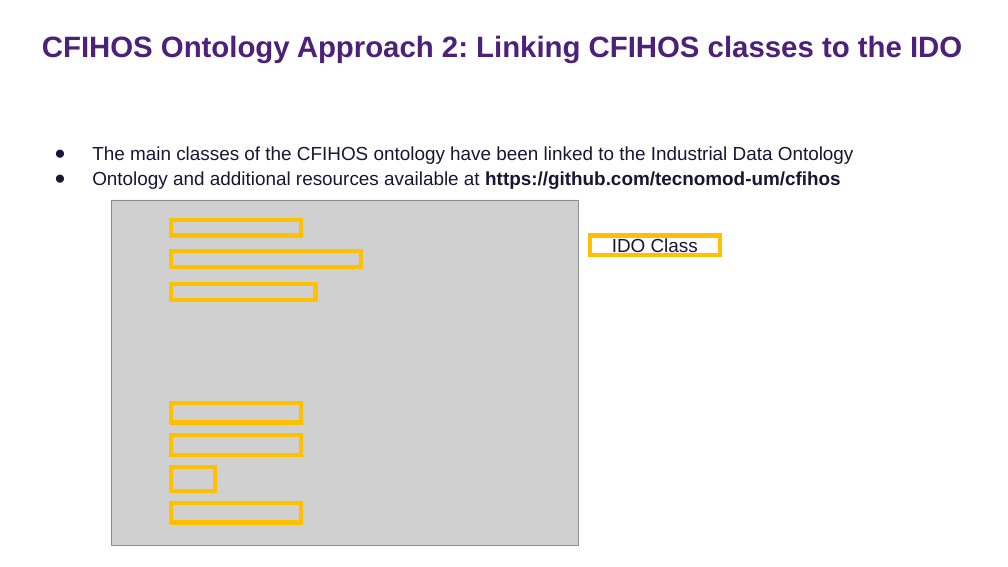
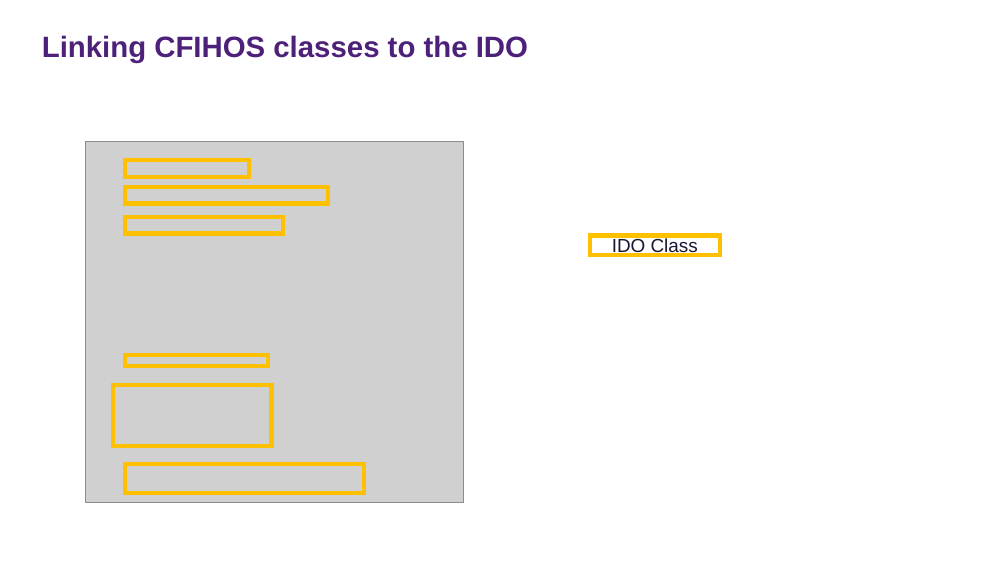
Before and after one commit to tecnomod-um/cfihos, a slide deck: slide 15 of docs/cfihos-ontology.pptx (slide 17 before the commit). Drawn at 1008x567 pixels with LibreOffice and Linux fonts; fonts in the diff are those of the drawing; grey boxes stand for pictures. Boxes give left, top, right and bottom in pixels: in the first picture for what was removed or moved away, otherwise in the second. Text is boxed around its words. In the diff, an @@ line names an element or a change of style, - is before the commit and + after.

```diff
--- a/docs/cfihos-ontology.pptx
+++ b/docs/cfihos-ontology.pptx
@@ title at (42,35,528,63): text changed @@
-CFIHOS Ontology Approach 2: Linking CFIHOS classes to the IDO
+Linking CFIHOS classes to the IDO
@@ picture: place and size @@
-picture at (111,200,578,546)
+picture at (85,141,464,503)
@@ text removed at (92,146,854,189) @@
-● The main classes of the CFIHOS ontology have been linked to the Industrial Data Ontology
-● Ontology and additional resources available at https://github.com/tecnomod-um/cfihos
@@ rectangle: place and size @@
-rectangle at (171,220,301,236)
+rectangle at (125,160,249,177)
@@ rectangle: place and size @@
-rectangle at (171,252,361,268)
+rectangle at (125,188,328,203)
@@ rectangle: place and size @@
-rectangle at (171,284,315,300)
+rectangle at (125,218,283,234)
@@ rectangle: place and size @@
-rectangle at (171,403,301,423)
+rectangle at (125,355,268,366)
@@ rectangle: place and size @@
-rectangle at (171,436,301,455)
+rectangle at (113,385,271,446)
@@ rectangle: place and size @@
-rectangle at (171,503,301,523)
+rectangle at (125,464,364,493)
@@ rectangle removed at (171,467,216,492) @@
```
Also in this commit, not shown: 20 other slides changed, 2 slides added, 5 slides removed, 1 other file.
